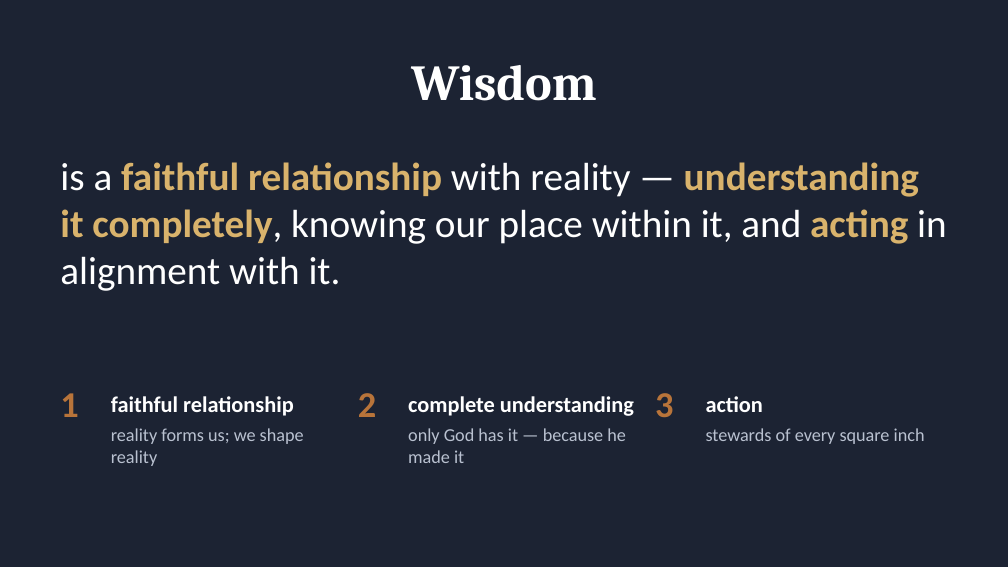
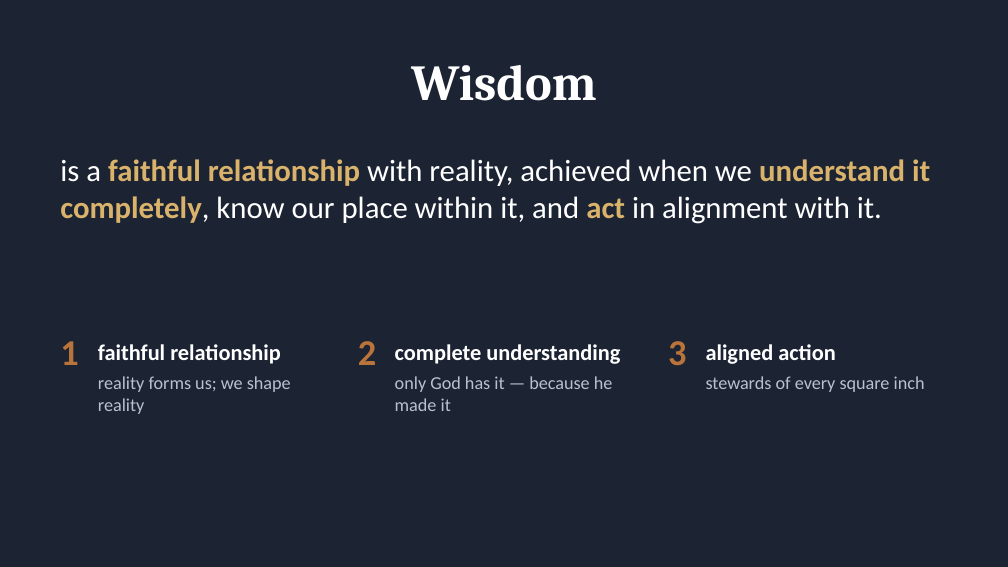
Before and after one commit to ericaraujophd/stem-slides, a slide deck: slide 11 of Session-2/S2-4-20pm-Wondergem-What-Does-It-Take-To-Be-Wise.pptx. Drawn at 1008x567 pixels with LibreOffice and Linux fonts; fonts in the diff are those of the drawing. Boxes give left, top, right and bottom in pixels: in the first picture for what was removed or moved away, otherwise in the second. Text is boxed around its words. In the diff, an @@ line names an element or a change of style, - is before the commit and + after.

```diff
--- a/Session-2/S2-4-20pm-Wondergem-What-Does-It-Take-To-Be-Wise.pptx
+++ b/Session-2/S2-4-20pm-Wondergem-What-Does-It-Take-To-Be-Wise.pptx
@@ text at (60,159,930,224): text changed; size 28 to 22 pt @@
-is a faithful relationship with reality — understanding it completely, knowing our place within it, and acting in alignment with it.
+is a faithful relationship with reality, achieved when we understand it completely, know our place within it, and act in alignment with it.
@@ 3 texts: place and size @@
-3 texts at (60,393,925,444)
+3 texts at (60,341,925,392)
@@ text "3": place and size @@
-text "3" at (655,393,673,417)
+text "3" at (668,341,686,365)
@@ text at (706,344,835,364): text changed @@
-action
+aligned action
@@ 4 texts: place and size @@
-4 texts at (111,396,634,466)
+4 texts at (98,344,620,414)
```
Also in this commit, not shown: 11 other slides changed, 5 slides added, 3 slides removed, 3 other files.
